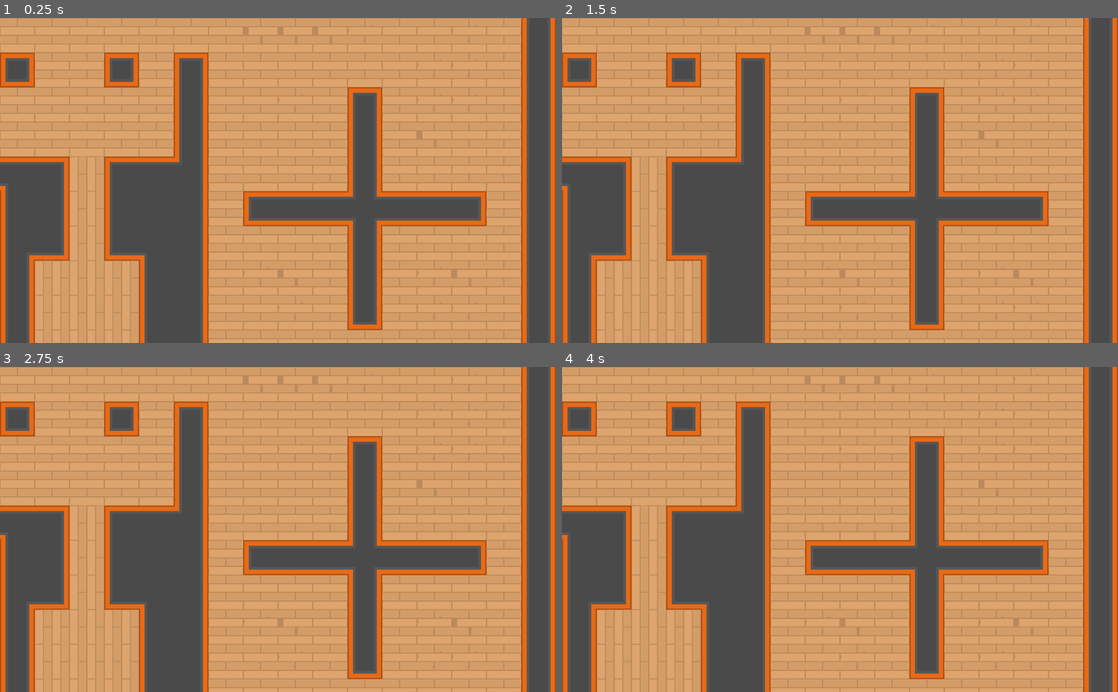
Above: before the commit, frames 1-4 (two rows, left to right).
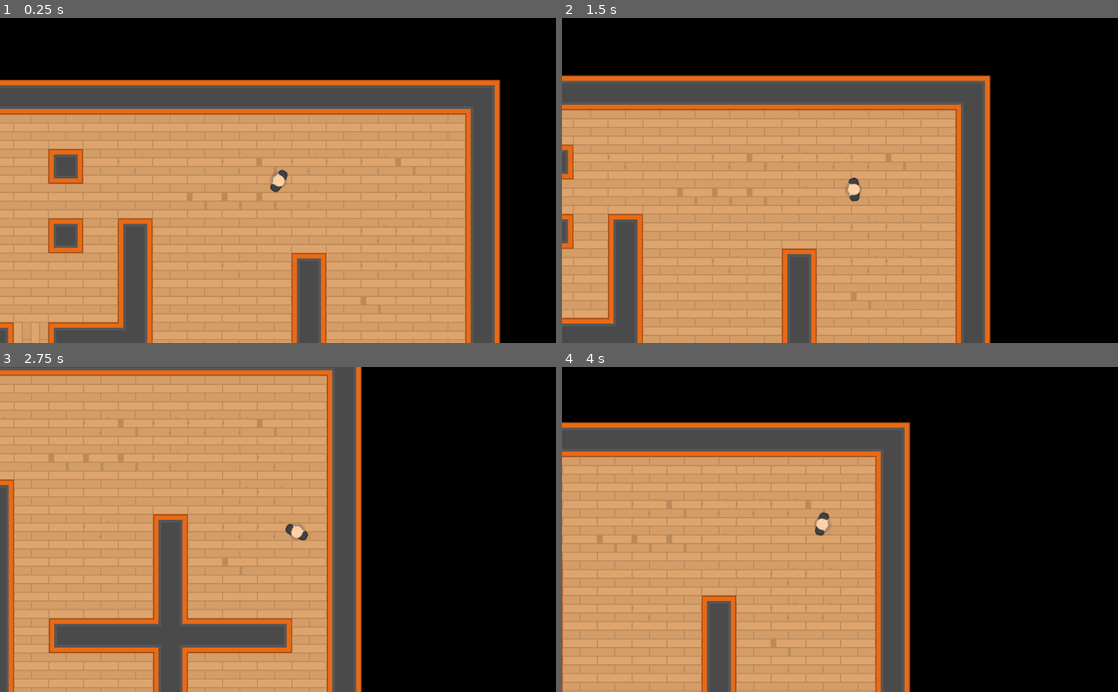
Above: after the commit, the same moments.

Repository: kleimaj/top-down-sneaky
Game: Godot game, scene res://Levels/TemplateLevel.tscn
Same seed, same stepped clock (60 frames per second), same inputs: the game is played once before the commit and once after it. This scene is started directly instead of the project's main scene.
Inputs (mouse positions are in pixels of both pictures, inside the frame that each line leads up to):
- Up to frame 1 (0.25 s): no input
- Up to frame 2 (1.5 s): tap Enter at 0.5 s; move the mouse to (962, 164) at 0.52 s; hold D (move_right) 0.53-1.28 s; move the mouse to (728, 196) at 1.27 s; hold S (move_down) from 1.28 s (still down)
- Up to frame 3 (2.75 s): move the mouse to (333, 458) at 2.02 s; release S (move_down) at 2.03 s; hold D (move_right) from 2.03 s (still down)
- Up to frame 4 (4 s): move the mouse to (812, 594) at 2.77 s; release D (move_right) at 2.78 s; hold W (move_up) 2.78-3.53 s; move the mouse to (1006, 578) at 3.52 s; hold A (move_left) from 3.53 s (still down)

The runs differ from the first frame. In frame 1, 73% of the frame differs, in the area x 0-100%, y 0-100%; in frame 2, 79%; in frame 3, 64%; in frame 4, 78%.

Commit message:
adds collision to tilemap walls

Diff:
--- a/Characters/Player.tscn
+++ b/Characters/Player.tscn
@@ -9,3 +9,7 @@
 
 [node name="Sprite" parent="." index="0"]
 texture = ExtResource( 3 )
+
+[node name="Camera2D" type="Camera2D" parent="." index="2"]
+current = true
+smoothing_enabled = true
--- a/Levels/TemplateLevel.tscn
+++ b/Levels/TemplateLevel.tscn
@@ -1,6 +1,7 @@
-[gd_scene load_steps=2 format=2]
+[gd_scene load_steps=3 format=2]
 
 [ext_resource path="res://Tiles/Tiles.tres" type="TileSet" id=1]
+[ext_resource path="res://Characters/Player.tscn" type="PackedScene" id=2]
 
 [node name="TemplateLevel" type="Node2D"]
 
@@ -8,3 +9,6 @@
 tile_set = ExtResource( 1 )
 format = 1
 tile_data = PoolIntArray( -131074, 1, 0, -131073, 1, 2, -196608, 1, 2, -196607, 1, 2, -196606, 1, 2, -196605, 1, 2, -19 …(3461 unchanged characters)…
+
+[node name="Player" parent="." instance=ExtResource( 2 )]
+position = Vector2( 614.836, -5.73883 )
--- a/Tiles/Tiles.tres
+++ b/Tiles/Tiles.tres
@@ -1,6 +1,162 @@
-[gd_resource type="TileSet" load_steps=2 format=2]
+[gd_resource type="TileSet" load_steps=54 format=2]
 
 [ext_resource path="res://GFX/Tilesheet/tilesheet_complete.png" type="Texture" id=1]
+
+[sub_resource type="ConvexPolygonShape2D" id=1]
+points = PoolVector2Array( 0, 0, 64, 0, 64, 64, 0, 64 )
+
+[sub_resource type="ConvexPolygonShape2D" id=2]
+points = PoolVector2Array( 0, 0, 64, 0, 64, 64, 0, 64 )
+
+[sub_resource type="ConvexPolygonShape2D" id=3]
+points = PoolVector2Array( 0, 0, 64, 0, 64, 64, 0, 64 )
+
+[sub_resource type="ConvexPolygonShape2D" id=4]
+points = PoolVector2Array( 0, 0, 64, 0, 64, 64, 0, 64 )
+
+[sub_resource type="ConvexPolygonShape2D" id=5]
+points = PoolVector2Array( 0, 0, 64, 0, 64, 64, 0, 64 )
+
+[sub_resource type="ConvexPolygonShape2D" id=6]
+points = PoolVector2Array( 0, 0, 64, 0, 64, 64, 0, 64 )
+
+[sub_resource type="ConvexPolygonShape2D" id=7]
+points = PoolVector2Array( 0, 0, 64, 0, 64, 64, 0, 64 )
+
+[sub_resource type="ConvexPolygonShape2D" id=8]
+points = PoolVector2Array( 0, 0, 64, 0, 64, 64, 0, 64 )
+
+[sub_resource type="ConvexPolygonShape2D" id=9]
+points = PoolVector2Array( 0, 0, 64, 0, 64, 64, 0, 64 )
+
+[sub_resource type="ConvexPolygonShape2D" id=10]
+points = PoolVector2Array( 0, 0, 64, 0, 64, 64, 0, 64 )
+
+[sub_resource type="ConvexPolygonShape2D" id=11]
+points = PoolVector2Array( 0, 0, 64, 0, 64, 64, 0, 64 )
+
+[sub_resource type="ConvexPolygonShape2D" id=12]
+points = PoolVector2Array( 0, 0, 64, 0, 64, 64, 0, 64 )
+
+[sub_resource type="ConvexPolygonShape2D" id=13]
+points = PoolVector2Array( 0, 0, 64, 0, 64, 64, 0, 64 )
+
+[sub_resource type="ConvexPolygonShape2D" id=14]
+points = PoolVector2Array( 6, 6, 6, 6, 58, 6, 58, 58, 6, 58 )
+
+[sub_resource type="ConvexPolygonShape2D" id=15]
+points = PoolVector2Array( 0, 0, 0, 0, 32, 0, 32, 64, 0, 64 )
+
+[sub_resource type="ConvexPolygonShape2D" id=16]
+points = PoolVector2Array( 0, 0, 0, 0, 64, 0, 64, 32, 0, 32 )
+
+[sub_resource type="ConvexPolygonShape2D" id=17]
+points = PoolVector2Array( 64, 0, 64, 0, 64, 64, 32, 64, 32, 0 )
+
+[sub_resource type="ConvexPolygonShape2D" id=18]
+points = PoolVector2Array( 0, 32, 0, 32, 64, 32, 64, 64, 0, 64 )
+
+[sub_resource type="ConvexPolygonShape2D" id=19]
+points = PoolVector2Array( 0, 0, 64, 0, 64, 64, 0, 64 )
+
+[sub_resource type="ConvexPolygonShape2D" id=20]
+points = PoolVector2Array( 0, 0, 64, 0, 64, 64, 0, 64 )
+
+[sub_resource type="ConvexPolygonShape2D" id=21]
+points = PoolVector2Array( 0, 0, 64, 0, 64, 64, 0, 64 )
+
+[sub_resource type="ConvexPolygonShape2D" id=22]
+points = PoolVector2Array( 0, 0, 64, 0, 64, 64, 0, 64 )
+
+[sub_resource type="ConvexPolygonShape2D" id=23]
+points = PoolVector2Array( 0, 0, 64, 0, 64, 64, 0, 64 )
+
+[sub_resource type="ConvexPolygonShape2D" id=24]
+points = PoolVector2Array( 0, 0, 64, 0, 64, 64, 0, 64 )
+
+[sub_resource type="ConvexPolygonShape2D" id=25]
+points = PoolVector2Array( 0, 0, 64, 0, 64, 64, 0, 64 )
+
+[sub_resource type="ConvexPolygonShape2D" id=26]
+points = PoolVector2Array( 0, 0, 64, 0, 64, 64, 0, 64 )
+
+[sub_resource type="ConvexPolygonShape2D" id=27]
+points = PoolVector2Array( 0, 0, 64, 0, 64, 64, 0, 64 )
+
+[sub_resource type="ConvexPolygonShape2D" id=28]
+points = PoolVector2Array( 0, 0, 64, 0, 64, 64, 0, 64 )
+
+[sub_resource type="ConvexPolygonShape2D" id=29]
+points = PoolVector2Array( 0, 0, 64, 0, 64, 64, 0, 64 )
+
+[sub_resource type="ConvexPolygonShape2D" id=30]
+points = PoolVector2Array( 0, 0, 64, 0, 64, 64, 0, 64 )
+
+[sub_resource type="ConvexPolygonShape2D" id=31]
+points = PoolVector2Array( 0, 0, 64, 0, 64, 64, 0, 64 )
+
+[sub_resource type="ConvexPolygonShape2D" id=32]
+points = PoolVector2Array( 0, 0, 64, 0, 64, 64, 0, 64 )
+
+[sub_resource type="ConvexPolygonShape2D" id=33]
+points = PoolVector2Array( 0, 0, 64, 0, 64, 64, 0, 64 )
+
+[sub_resource type="ConvexPolygonShape2D" id=34]
+points = PoolVector2Array( 0, 0, 64, 0, 64, 64, 0, 64 )
+
+[sub_resource type="ConvexPolygonShape2D" id=35]
+points = PoolVector2Array( 0, 0, 64, 0, 64, 64, 0, 64 )
+
+[sub_resource type="ConvexPolygonShape2D" id=36]
+points = PoolVector2Array( 0, 0, 64, 0, 64, 64, 0, 64 )
+
+[sub_resource type="ConvexPolygonShape2D" id=37]
+points = PoolVector2Array( 0, 0, 64, 0, 64, 64, 0, 64 )
+
+[sub_resource type="ConvexPolygonShape2D" id=38]
+points = PoolVector2Array( 0, 0, 64, 0, 64, 64, 0, 64 )
+
+[sub_resource type="ConvexPolygonShape2D" id=39]
+points = PoolVector2Array( 0, 0, 64, 0, 64, 64, 0, 64 )
+
+[sub_resource type="ConvexPolygonShape2D" id=40]
+points = PoolVector2Array( 0, 0, 64, 0, 64, 64, 0, 64 )
+
+[sub_resource type="ConvexPolygonShape2D" id=41]
+points = PoolVector2Array( 0, 0, 64, 0, 64, 64, 0, 64 )
+
+[sub_resource type="ConvexPolygonShape2D" id=42]
+points = PoolVector2Array( 0, 0, 64, 0, 64, 64, 0, 64 )
+
+[sub_resource type="ConvexPolygonShape2D" id=43]
+points = PoolVector2Array( 0, 0, 64, 0, 64, 64, 0, 64 )
+
+[sub_resource type="ConvexPolygonShape2D" id=44]
+points = PoolVector2Array( 0, 0, 64, 0, 64, 64, 0, 64 )
+
+[sub_resource type="ConvexPolygonShape2D" id=45]
+points = PoolVector2Array( 0, 0, 64, 0, 64, 64, 0, 64 )
+
+[sub_resource type="ConvexPolygonShape2D" id=46]
+points = PoolVector2Array( 0, 0, 64, 0, 64, 64, 0, 64 )
+
+[sub_resource type="ConvexPolygonShape2D" id=47]
+points = PoolVector2Array( 0, 0, 64, 0, 64, 64, 0, 64 )
+
+[sub_resource type="ConvexPolygonShape2D" id=48]
+points = PoolVector2Array( 0, 0, 64, 0, 64, 64, 0, 64 )
+
+[sub_resource type="ConvexPolygonShape2D" id=49]
+points = PoolVector2Array( 0, 0, 64, 0, 64, 64, 0, 64 )
+
+[sub_resource type="ConvexPolygonShape2D" id=50]
+points = PoolVector2Array( 0, 0, 64, 0, 64, 64, 0, 64 )
+
+[sub_resource type="ConvexPolygonShape2D" id=51]
+points = PoolVector2Array( 0, 0, 64, 0, 64, 64, 0, 64 )
+
+[sub_resource type="ConvexPolygonShape2D" id=52]
+points = PoolVector2Array( 0, 0, 64, 0, 64, 64, 0, 64 )
 
 [resource]
 0/name = "Sprite"
@@ -17,7 +173,7 @@
 0/shape_one_way_margin = 0.0
 0/shapes = [  ]
 0/z_index = 0
-1/name = "tilesheet_complete.png 1"
+1/name = "Walls"
 1/texture = ExtResource( 1 )
 1/tex_offset = Vector2( 0, 0 )
 1/modulate = Color( 1, 1, 1, 1 )
@@ -36,9 +192,322 @@
 1/navigation_offset = Vector2( 0, 0 )
 1/shape_offset = Vector2( 0, 0 )
 1/shape_transform = Transform2D( 1, 0, 0, 1, 0, 0 )
+1/shape = SubResource( 1 )
 1/shape_one_way = false
-1/shape_one_way_margin = 0.0
-1/shapes = [  ]
+1/shape_one_way_margin = 1.0
+1/shapes = [ {
+"autotile_coord": Vector2( 0, 0 ),
+"one_way": false,
+"one_way_margin": 1.0,
+"shape": SubResource( 1 ),
+"shape_transform": Transform2D( 1, 0, 0, 1, 0, 0 )
+}, {
+"autotile_coord": Vector2( 1, 0 ),
+"one_way": false,
+"one_way_margin": 1.0,
+"shape": SubResource( 2 ),
+"shape_transform": Transform2D( 1, 0, 0, 1, 0, 0 )
+}, {
+"autotile_coord": Vector2( 2, 0 ),
+"one_way": false,
+"one_way_margin": 1.0,
+"shape": SubResource( 3 ),
+"shape_transform": Transform2D( 1, 0, 0, 1, 0, 0 )
+}, {
+"autotile_coord": Vector2( 3, 0 ),
+"one_way": false,
+"one_way_margin": 1.0,
+"shape": SubResource( 4 ),
+"shape_transform": Transform2D( 1, 0, 0, 1, 0, 0 )
+}, {
+"autotile_coord": Vector2( 4, 0 ),
+"one_way": false,
+"one_way_margin": 1.0,
+"shape": SubResource( 5 ),
+"shape_transform": Transform2D( 1, 0, 0, 1, 0, 0 )
+}, {
+"autotile_coord": Vector2( 5, 0 ),
+"one_way": false,
+"one_way_margin": 1.0,
+"shape": SubResource( 6 ),
+"shape_transform": Transform2D( 1, 0, 0, 1, 0, 0 )
+}, {
+"autotile_coord": Vector2( 6, 0 ),
+"one_way": false,
+"one_way_margin": 1.0,
+"shape": SubResource( 7 ),
+"shape_transform": Transform2D( 1, 0, 0, 1, 0, 0 )
+}, {
+"autotile_coord": Vector2( 7, 0 ),
+"one_way": false,
+"one_way_margin": 1.0,
+"shape": SubResource( 8 ),
+"shape_transform": Transform2D( 1, 0, 0, 1, 0, 0 )
+}, {
+"autotile_coord": Vector2( 8, 0 ),
+"one_way": false,
+"one_way_margin": 1.0,
+"shape": SubResource( 9 ),
+"shape_transform": Transform2D( 1, 0, 0, 1, 0, 0 )
+}, {
+"autotile_coord": Vector2( 8, 1 ),
+"one_way": false,
+"one_way_margin": 1.0,
+"shape": SubResource( 10 ),
+"shape_transform": Transform2D( 1, 0, 0, 1, 0, 0 )
+}, {
+"autotile_coord": Vector2( 7, 1 ),
+"one_way": false,
+"one_way_margin": 1.0,
+"shape": SubResource( 11 ),
+"shape_transform": Transform2D( 1, 0, 0, 1, 0, 0 )
+}, {
+"autotile_coord": Vector2( 6, 1 ),
+"one_way": false,
+"one_way_margin": 1.0,
+"shape": SubResource( 12 ),
+"shape_transform": Transform2D( 1, 0, 0, 1, 0, 0 )
+}, {
+"autotile_coord": Vector2( 5, 1 ),
+"one_way": false,
+"one_way_margin": 1.0,
+"shape": SubResource( 13 ),
+"shape_transform": Transform2D( 1, 0, 0, 1, 0, 0 )
+}, {
+"autotile_coord": Vector2( 8, 2 ),
+"one_way": false,
+"one_way_margin": 1.0,
+"shape": SubResource( 14 ),
+"shape_transform": Transform2D( 1, 0, 0, 1, 0, 0 )
+}, {
+"autotile_coord": Vector2( 7, 4 ),
+"one_way": false,
+"one_way_margin": 1.0,
+"shape": SubResource( 15 ),
+"shape_transform": Transform2D( 1, 0, 0, 1, 0, 0 )
+}, {
+"autotile_coord": Vector2( 8, 4 ),
+"one_way": false,
+"one_way_margin": 1.0,
+"shape": SubResource( 16 ),
+"shape_transform": Transform2D( 1, 0, 0, 1, 0, 0 )
+}, {
+"autotile_coord": Vector2( 8, 5 ),
+"one_way": false,
+"one_way_margin": 1.0,
+"shape": SubResource( 17 ),
+"shape_transform": Transform2D( 1, 0, 0, 1, 0, 0 )
+}, {
+"autotile_coord": Vector2( 7, 5 ),
+"one_way": false,
+"one_way_margin": 1.0,
+"shape": SubResource( 18 ),
+"shape_transform": Transform2D( 1, 0, 0, 1, 0, 0 )
+}, {
+"autotile_coord": Vector2( 4, 1 ),
+"one_way": false,
+"one_way_margin": 1.0,
+"shape": SubResource( 19 ),
+"shape_transform": Transform2D( 1, 0, 0, 1, 0, 0 )
+}, {
+"autotile_coord": Vector2( 3, 1 ),
+"one_way": false,
+"one_way_margin": 1.0,
+"shape": SubResource( 20 ),
+"shape_transform": Transform2D( 1, 0, 0, 1, 0, 0 )
+}, {
+"autotile_coord": Vector2( 2, 1 ),
+"one_way": false,
+"one_way_margin": 1.0,
+"shape": SubResource( 21 ),
+"shape_transform": Transform2D( 1, 0, 0, 1, 0, 0 )
+}, {
+"autotile_coord": Vector2( 1, 1 ),
+"one_way": false,
+"one_way_margin": 1.0,
+"shape": SubResource( 22 ),
+"shape_transform": Transform2D( 1, 0, 0, 1, 0, 0 )
+}, {
+"autotile_coord": Vector2( 0, 1 ),
+"one_way": false,
+"one_way_margin": 1.0,
+"shape": SubResource( 23 ),
+"shape_transform": Transform2D( 1, 0, 0, 1, 0, 0 )
+}, {
+"autotile_coord": Vector2( 0, 2 ),
+"one_way": false,
+"one_way_margin": 1.0,
+"shape": SubResource( 24 ),
+"shape_transform": Transform2D( 1, 0, 0, 1, 0, 0 )
+}, {
+"autotile_coord": Vector2( 1, 2 ),
+"one_way": false,
+"one_way_margin": 1.0,
+"shape": SubResource( 25 ),
+"shape_transform": Transform2D( 1, 0, 0, 1, 0, 0 )
+}, {
+"autotile_coord": Vector2( 2, 2 ),
+"one_way": false,
+"one_way_margin": 1.0,
+"shape": SubResource( 26 ),
+"shape_transform": Transform2D( 1, 0, 0, 1, 0, 0 )
+}, {
+"autotile_coord": Vector2( 3, 2 ),
+"one_way": false,
+"one_way_margin": 1.0,
+"shape": SubResource( 27 ),
+"shape_transform": Transform2D( 1, 0, 0, 1, 0, 0 )
+}, {
+"autotile_coord": Vector2( 3, 3 ),
+"one_way": false,
+"one_way_margin": 1.0,
+"shape": SubResource( 28 ),
+"shape_transform": Transform2D( 1, 0, 0, 1, 0, 0 )
+}, {
+"autotile_coord": Vector2( 2, 3 ),
+"one_way": false,
+"one_way_margin": 1.0,
+"shape": SubResource( 29 ),
+"shape_transform": Transform2D( 1, 0, 0, 1, 0, 0 )
+}, {
+"autotile_coord": Vector2( 1, 3 ),
+"one_way": false,
+"one_way_margin": 1.0,
+"shape": SubResource( 30 ),
+"shape_transform": Transform2D( 1, 0, 0, 1, 0, 0 )
+}, {
+"autotile_coord": Vector2( 0, 3 ),
+"one_way": false,
+"one_way_margin": 1.0,
+"shape": SubResource( 31 ),
+"shape_transform": Transform2D( 1, 0, 0, 1, 0, 0 )
+}, {
+"autotile_coord": Vector2( 4, 2 ),
+"one_way": false,
+"one_way_margin": 1.0,
+"shape": SubResource( 32 ),
+"shape_transform": Transform2D( 1, 0, 0, 1, 0, 0 )
+}, {
+"autotile_coord": Vector2( 5, 2 ),
+"one_way": false,
+"one_way_margin": 1.0,
+"shape": SubResource( 33 ),
+"shape_transform": Transform2D( 1, 0, 0, 1, 0, 0 )
+}, {
+"autotile_coord": Vector2( 6, 2 ),
+"one_way": false,
+"one_way_margin": 1.0,
+"shape": SubResource( 34 ),
+"shape_transform": Transform2D( 1, 0, 0, 1, 0, 0 )
+}, {
+"autotile_coord": Vector2( 7, 2 ),
+"one_way": false,
+"one_way_margin": 1.0,
+"shape": SubResource( 35 ),
+"shape_transform": Transform2D( 1, 0, 0, 1, 0, 0 )
+}, {
+"autotile_coord": Vector2( 6, 3 ),
+"one_way": false,
+"one_way_margin": 1.0,
+"shape": SubResource( 36 ),
+"shape_transform": Transform2D( 1, 0, 0, 1, 0, 0 )
+}, {
+"autotile_coord": Vector2( 6, 4 ),
+"one_way": false,
+"one_way_margin": 1.0,
+"shape": SubResource( 37 ),
+"shape_transform": Transform2D( 1, 0, 0, 1, 0, 0 )
+}, {
+"autotile_coord": Vector2( 5, 3 ),
+"one_way": false,
+"one_way_margin": 1.0,
+"shape": SubResource( 38 ),
+"shape_transform": Transform2D( 1, 0, 0, 1, 0, 0 )
+}, {
+"autotile_coord": Vector2( 4, 3 ),
+"one_way": false,
+"one_way_margin": 1.0,
+"shape": SubResource( 39 ),
+"shape_transform": Transform2D( 1, 0, 0, 1, 0, 0 )
+}, {
+"autotile_coord": Vector2( 5, 4 ),
+"one_way": false,
+"one_way_margin": 1.0,
+"shape": SubResource( 40 ),
+"shape_transform": Transform2D( 1, 0, 0, 1, 0, 0 )
+}, {
+"autotile_coord": Vector2( 4, 4 ),
+"one_way": false,
+"one_way_margin": 1.0,
+"shape": SubResource( 41 ),
+"shape_transform": Transform2D( 1, 0, 0, 1, 0, 0 )
+}, {
+"autotile_coord": Vector2( 3, 4 ),
+"one_way": false,
+"one_way_margin": 1.0,
+"shape": SubResource( 42 ),
+"shape_transform": Transform2D( 1, 0, 0, 1, 0, 0 )
+}, {
+"autotile_coord": Vector2( 2, 4 ),
+"one_way": false,
+"one_way_margin": 1.0,
+"shape": SubResource( 43 ),
+"shape_transform": Transform2D( 1, 0, 0, 1, 0, 0 )
+}, {
+"autotile_coord": Vector2( 1, 4 ),
+"one_way": false,
+"one_way_margin": 1.0,
+"shape": SubResource( 44 ),
+"shape_transform": Transform2D( 1, 0, 0, 1, 0, 0 )
+}, {
+"autotile_coord": Vector2( 0, 4 ),
+"one_way": false,
+"one_way_margin": 1.0,
+"shape": SubResource( 45 ),
+"shape_transform": Transform2D( 1, 0, 0, 1, 0, 0 )
+}, {
+"autotile_coord": Vector2( 0, 5 ),
+"one_way": false,
+"one_way_margin": 1.0,
+"shape": SubResource( 46 ),
+"shape_transform": Transform2D( 1, 0, 0, 1, 0, 0 )
+}, {
+"autotile_coord": Vector2( 1, 5 ),
+"one_way": false,
+"one_way_margin": 1.0,
+"shape": SubResource( 47 ),
+"shape_transform": Transform2D( 1, 0, 0, 1, 0, 0 )
+}, {
+"autotile_coord": Vector2( 2, 5 ),
+"one_way": false,
+"one_way_margin": 1.0,
+"shape": SubResource( 48 ),
+"shape_transform": Transform2D( 1, 0, 0, 1, 0, 0 )
+}, {
+"autotile_coord": Vector2( 3, 5 ),
+"one_way": false,
+"one_way_margin": 1.0,
+"shape": SubResource( 49 ),
+"shape_transform": Transform2D( 1, 0, 0, 1, 0, 0 )
+}, {
+"autotile_coord": Vector2( 4, 5 ),
+"one_way": false,
+"one_way_margin": 1.0,
+"shape": SubResource( 50 ),
+"shape_transform": Transform2D( 1, 0, 0, 1, 0, 0 )
+}, {
+"autotile_coord": Vector2( 5, 5 ),
+"one_way": false,
+"one_way_margin": 1.0,
+"shape": SubResource( 51 ),
+"shape_transform": Transform2D( 1, 0, 0, 1, 0, 0 )
+}, {
+"autotile_coord": Vector2( 6, 5 ),
+"one_way": false,
+"one_way_margin": 1.0,
+"shape": SubResource( 52 ),
+"shape_transform": Transform2D( 1, 0, 0, 1, 0, 0 )
+} ]
 1/z_index = 0
 2/name = "Floor1"
 2/texture = ExtResource( 1 )
